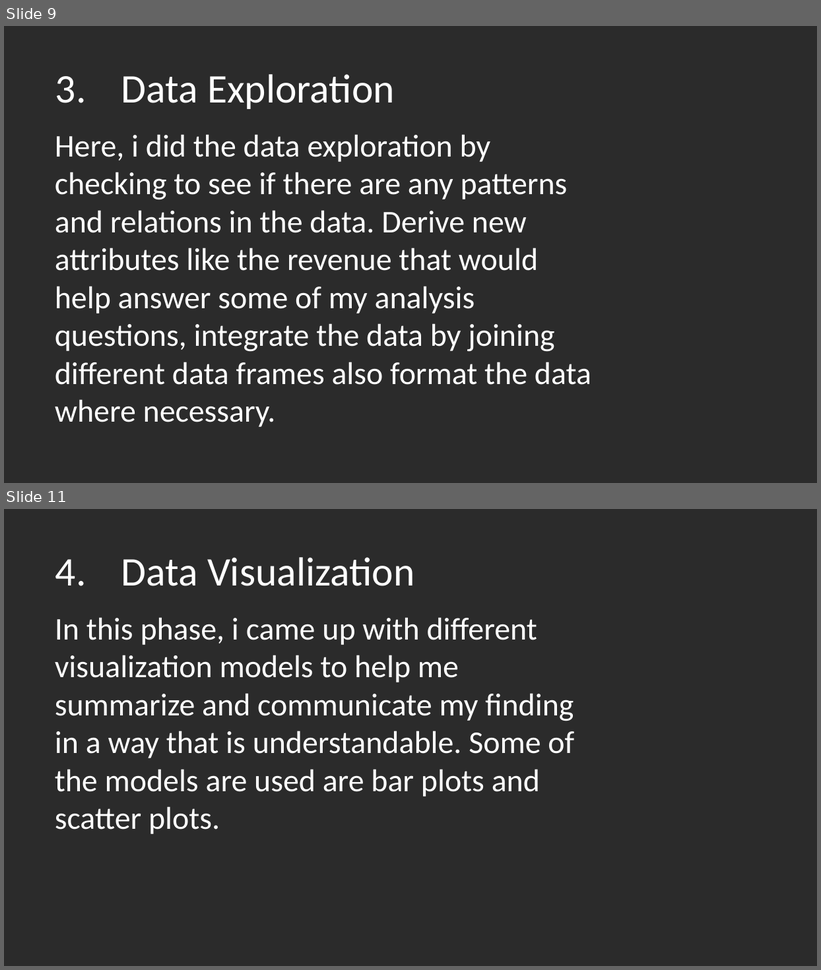
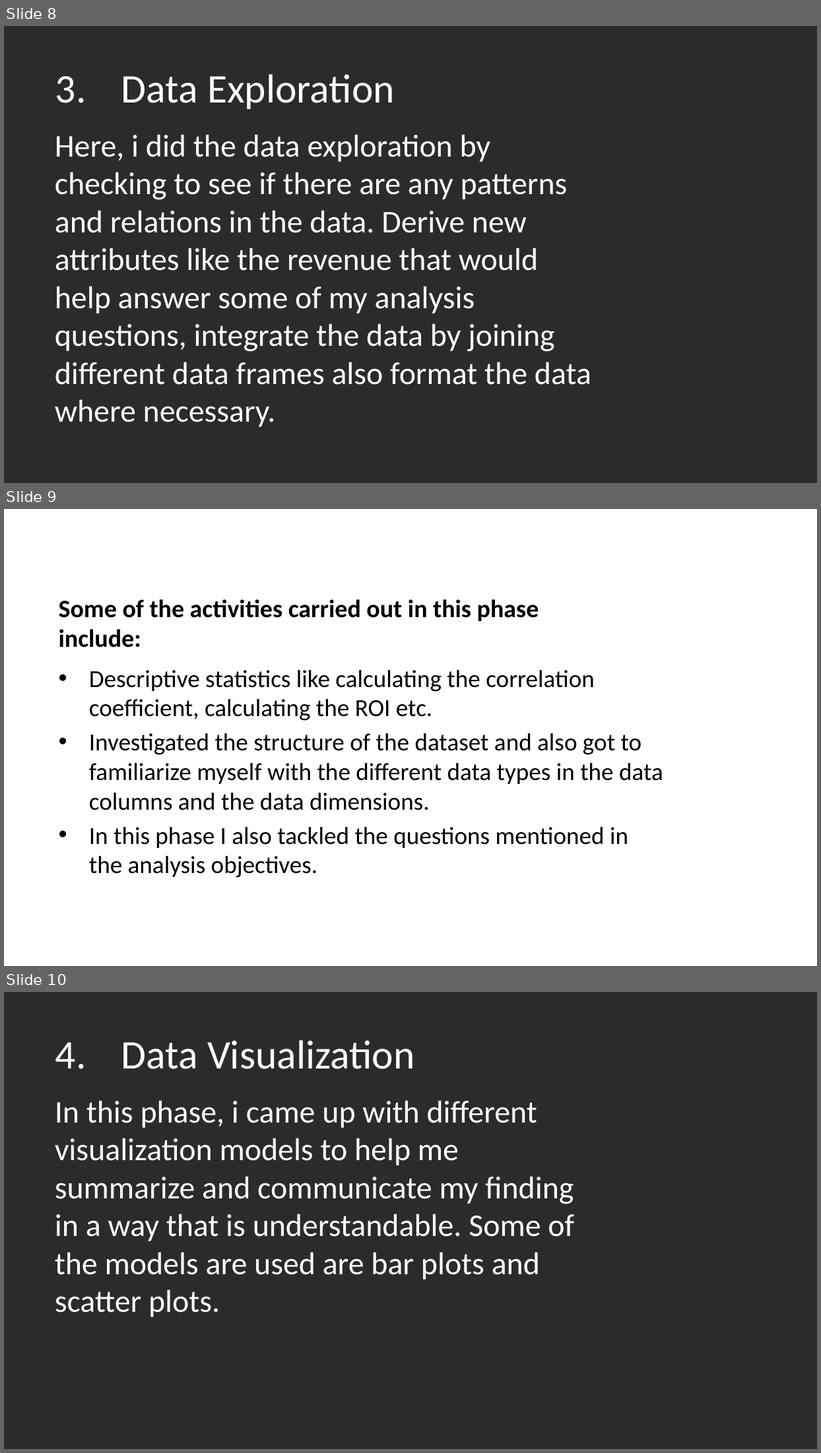
Before and after one commit to mainaroseline/EDA-_Phase1_Project, a slide deck: EDA Non-Technical Presentation.pptx. Shown one above the other, each under a label of ours: slides 9 and 11 before the commit, slides 8, 9 and 10 after it; the slides between them are not shown. The pictures are 821x970 and 821x1453 pixels, drawn with LibreOffice and Linux fonts; fonts in the diff are those of the drawing; background and template pictures are left out; a plain dark background stands for a picture behind light text. Boxes give left, top, right and bottom in pixels: in the first picture for what was removed or moved away, otherwise in the second. Text is boxed around its words. In the diff, an @@ line names an element or a change of style, - is before the commit and + after.

```diff
--- a/EDA Non-Technical Presentation.pptx
+++ b/EDA Non-Technical Presentation.pptx
@@ slide 9 added at [4,509,817,966], background picture (left out) @@
@@ title added at [50,520,770,589], 36 pt, text #FFFFFF @@
+Data Exploration…
@@ text added at [59,599,539,648], 22.2 pt, text #000000, bold @@
+Some of the activities carried out in this phase include:
@@ text added at [89,670,663,848], 21.7 pt, text #000000 @@
+• Descriptive statistics like calculating the correlation coefficient, calculating the ROI etc.
+• Investigated the structure of the dataset and also got to familiarize myself with the different data types in the data columns and the data dimensions.
+• In this phase I also tackled the questions mentioned in the analysis objectives.
@@ what was slide 9 is now slide 8 @@
@@ what was slide 11 is now slide 10 @@
```
Also in this commit, not shown: 7 slides changed, 10 other slides added, 4 slides removed, 2 other files.
